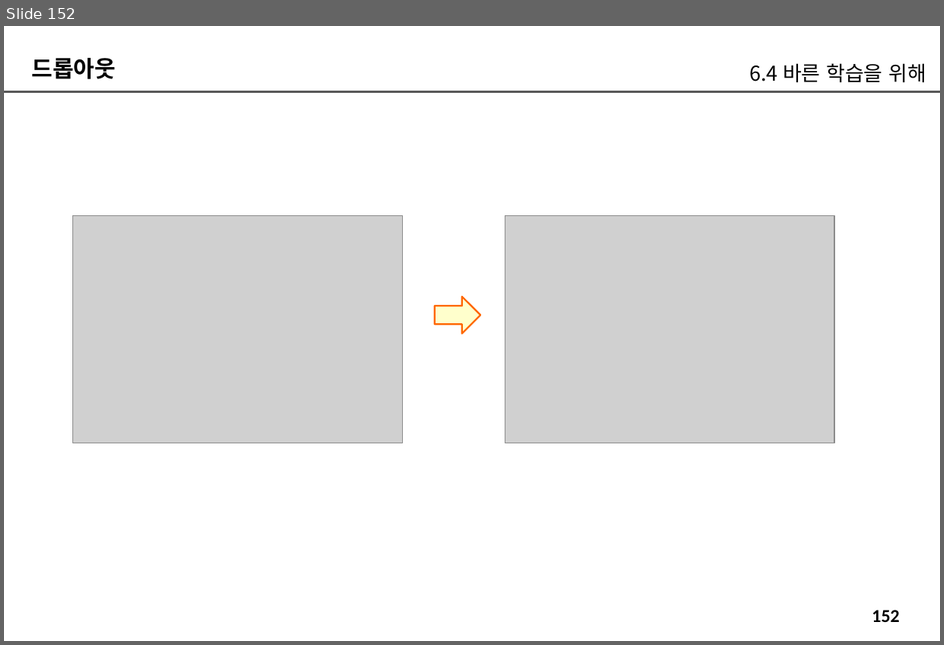
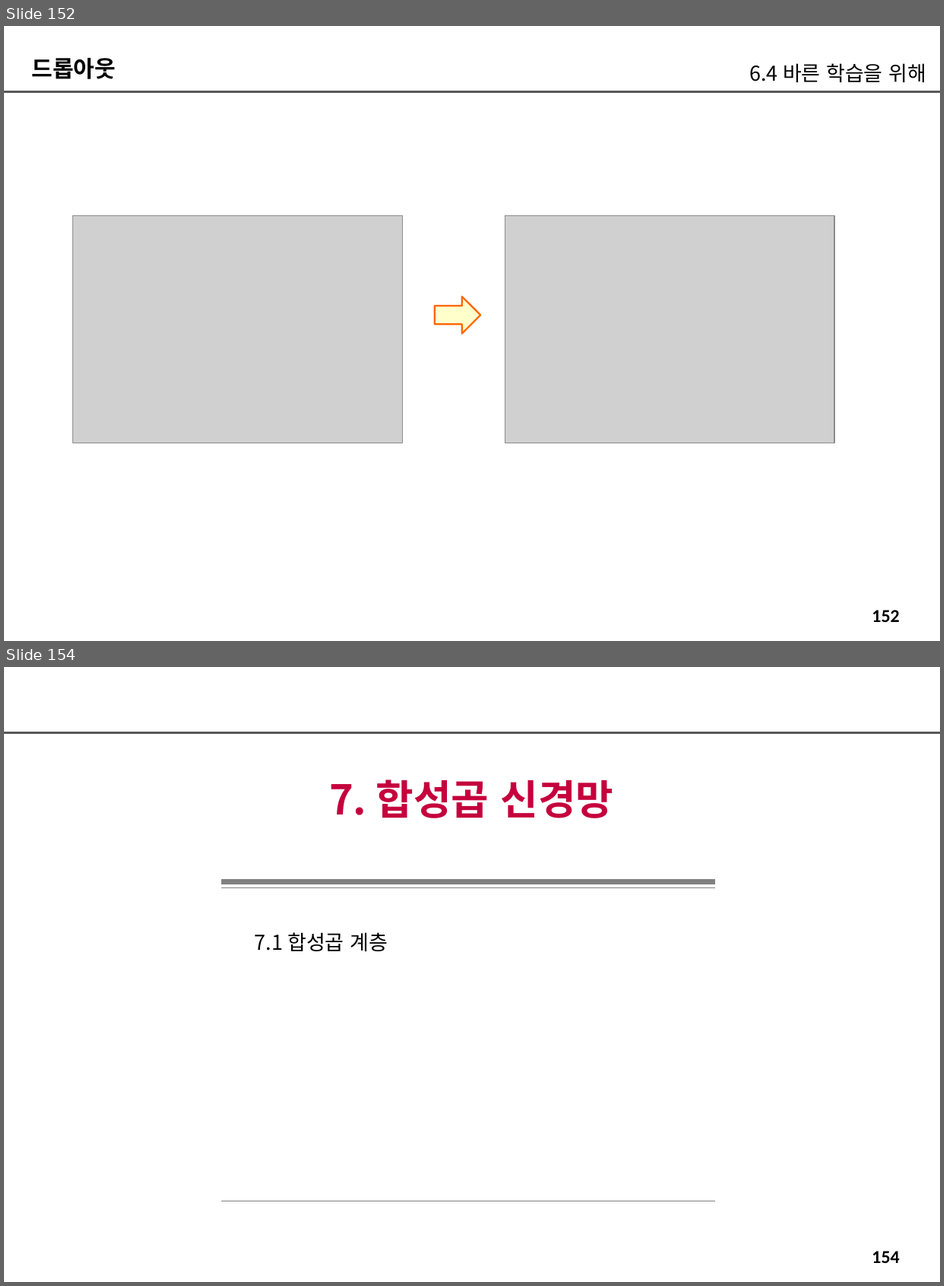
Before and after one commit to imguru-mooc/deep_learning_nlp, a slide deck: 인공지능_자연어처리_2_판서.pptx. Shown one above the other, each under a label of ours: slide 152 before the commit, slides 152 and 154 after it; the slides between them are not shown. The pictures are 944x645 and 944x1286 pixels, drawn with LibreOffice and Linux fonts; fonts in the diff are those of the drawing; grey boxes stand for pictures. Boxes give left, top, right and bottom in pixels: in the first picture for what was removed or moved away, otherwise in the second. Text is boxed around its words. In the diff, an @@ line names an element or a change of style, - is before the commit and + after.

```diff
--- a/인공지능_자연어처리_2_판서.pptx
+++ b/인공지능_자연어처리_2_판서.pptx
@@ slide 154 added at box(4, 667, 940, 1282), background #FFFFFF; not listed: 2 template elements that a slide beside it also shows @@
@@ text added at box(329, 779, 614, 818), 36 pt, text #C5003D, bold @@
+7. 합성곱 신경망
@@ line added from (221, 882) to (715, 882), #808080 4.5 pt @@
@@ line added from (221, 888) to (715, 888), #808080 0.75 pt @@
@@ text added at box(255, 932, 388, 951), 18 pt, text #000000 @@
+7.1 합성곱 계층
@@ line added from (221, 1201) to (715, 1201), #808080 0.75 pt @@
```
Also in this commit, not shown: 3 slides changed, 15 other slides added.
